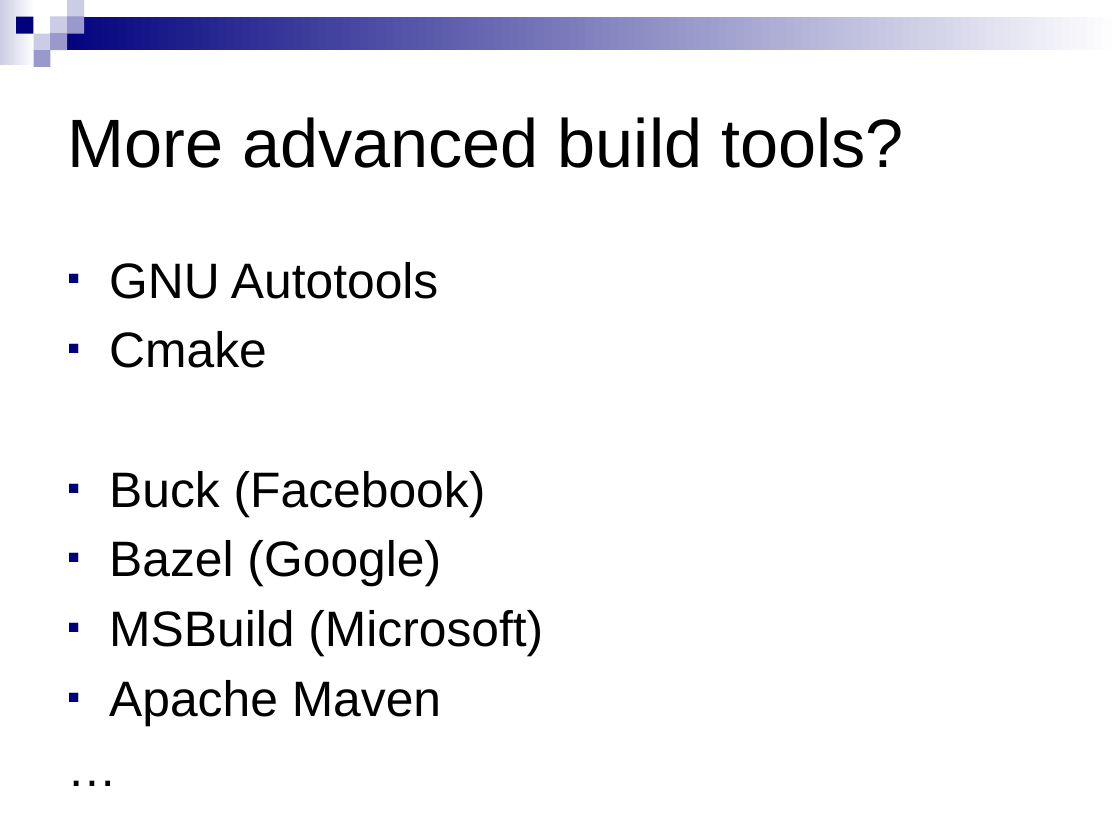
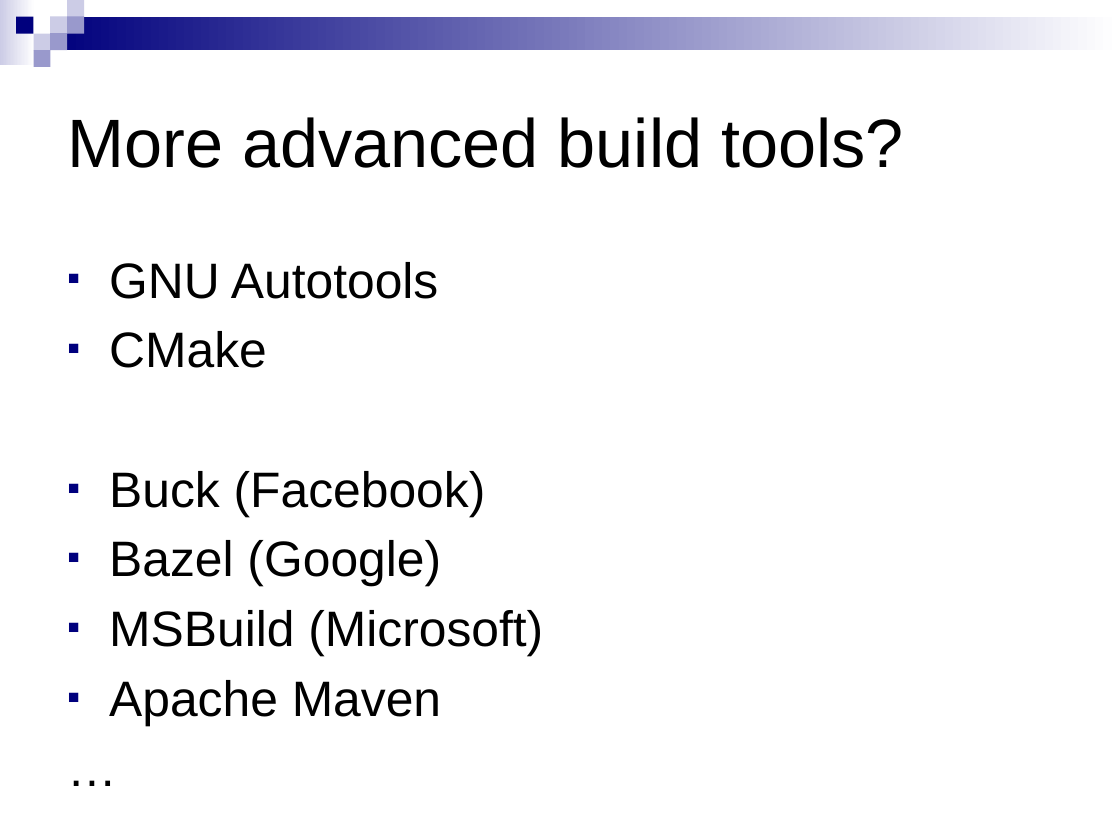
Before and after one commit to mihaitodor/Presentations, a slide deck: slide 20 of cppdug/2015-10-05/Building applications with GNU make.pptx. Drawn at 1120x840 pixels with LibreOffice and Linux fonts; fonts in the diff are those of the drawing. Boxes give left, top, right and bottom in pixels: in the first picture for what was removed or moved away, otherwise in the second. Text is boxed around its words. In the diff, an @@ line names an element or a change of style, - is before the commit and + after.

Commit message:
Fixed typos

```diff
--- a/cppdug/2015-10-05/Building applications with GNU make.pptx
+++ b/cppdug/2015-10-05/Building applications with GNU make.pptx
@@ text at (109,331,267,368): text changed @@
-▪ Cmake
+▪ CMake
```
Also in this commit, not shown: 1 other slide changed.
